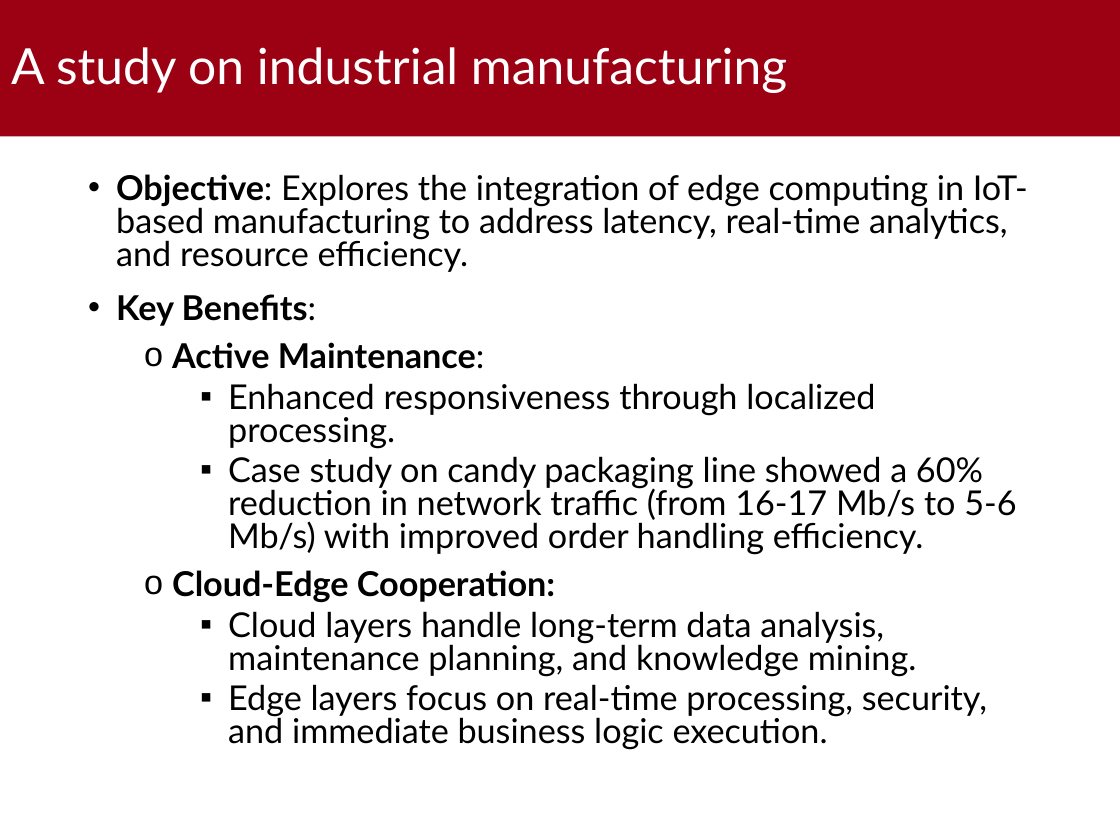
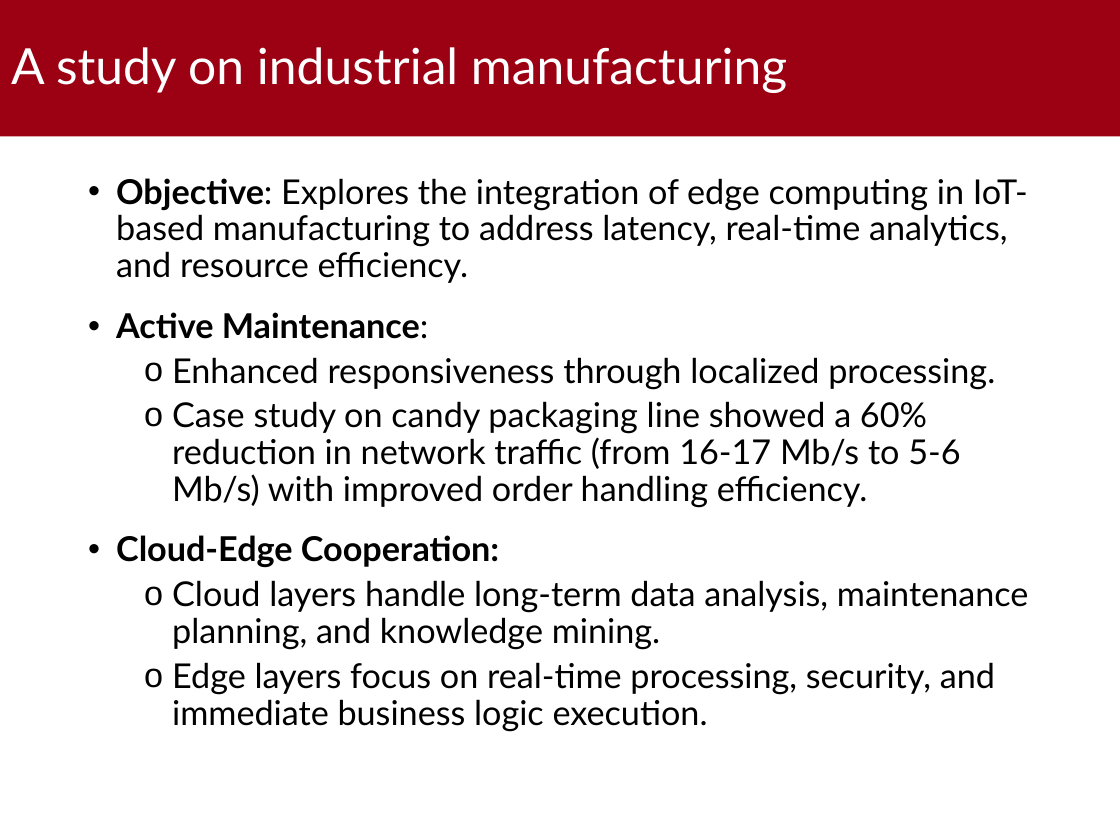
Before and after one commit to MikeIsBack/UniPD-MSc-Computer-Science-courses, a slide deck: slide 12 of Wireless Networks for Mobile Applications/Project/Presentation/Presentation.pptx. Drawn at 1120x840 pixels with LibreOffice and Linux fonts; fonts in the diff are those of the drawing; background and template pictures are left out. Boxes give left, top, right and bottom in pixels: in the first picture for what was removed or moved away, otherwise in the second. Text is boxed around its words. In the diff, an @@ line names an element or a change of style, - is before the commit and + after.

```diff
--- a/Wireless Networks for Mobile Applications/Project/Presentation/Presentation.pptx
+++ b/Wireless Networks for Mobile Applications/Project/Presentation/Presentation.pptx
@@ text "Objective: Explores the integration of ..." at (116,178,1028,732): line spacing 0.8 to 0.9; bullet o to •; list level 2 to 1 in "Active Maintenance:"; bullet ▪ to o; list level 3 to 2 in "Enhanced responsiveness through localized processing."; list level 3 to 2 in "Case study on candy packaging ..."; list level 2 to 1 in "Cloud-Edge Cooperation:"; list level 3 to 2 in "Cloud layers handle long-term data ..."; list level 3 to 2 in "Edge layers focus on real-time ..." @@
@@ text at (116,294,317,326): paragraph removed @@
-• Key Benefits:
```
Also in this commit, not shown: 4 other slides changed, 3 other files.
